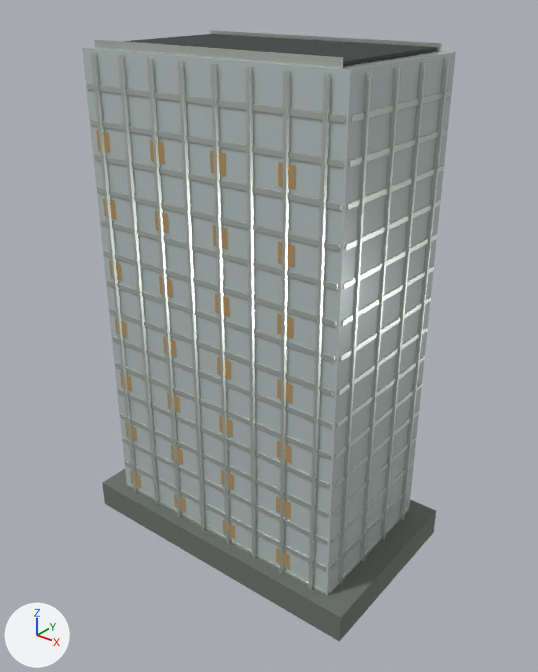
An edit to the glTF model landmarks/assets/bupt-tower.glb, drawn before and after from the same camera.
Camera for both pictures: a 50 mm camera at (84.5, -104.2, 110.6) aimed at (1.9, -0.8, 46.5). Lighting does not change. The marker at lower left points along +X, +Y and +Z. The picture after the commit comes second.

In view in the first picture: 'envelope', 'fins', 'floor_bands', 'night_windows', 'parapet', 'podium', 'roof_deck'.
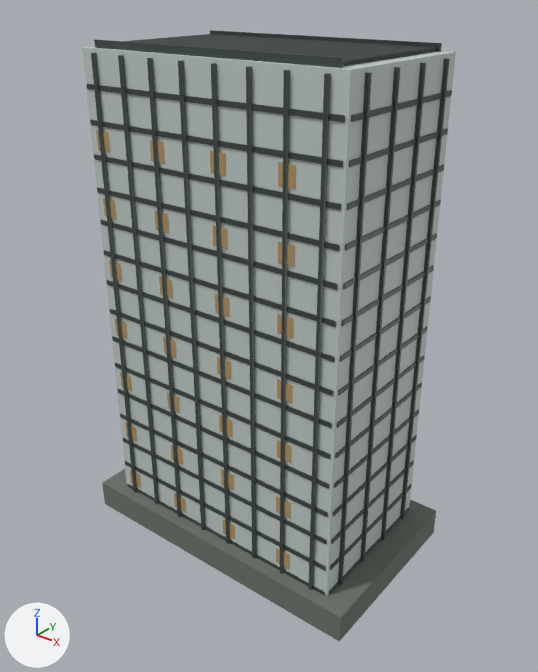
Location of each change, (x1, y1, x2, y2) in pixels of the pictures (538 x 672 px):
```json
{"object": "fins", "change": "recoloured, surface changed", "before": [91, 53, 450, 590], "after": [91, 53, 450, 590], "on screen": "light grey to dark grey"}
{"object": "floor_bands", "change": "recoloured, surface changed", "before": [87, 84, 452, 595], "after": [87, 84, 452, 595]}
{"object": "parapet", "change": "recoloured, surface changed", "before": [94, 30, 442, 68], "after": [94, 30, 442, 68], "on screen": "light grey to dark grey"}
```

Scene script edits in JSON lines:
```json
{"op": "set", "path": "mat_metal.base_color", "old": "(0.665, 0.723, 0.672)", "new": "(0.0685, 0.0908, 0.0844)", "note": "light grey #d5ddd6 -> dark grey #4a5552"}
{"op": "set", "path": "mat_metal.roughness", "old": "0.28", "new": "0.48"}
```
